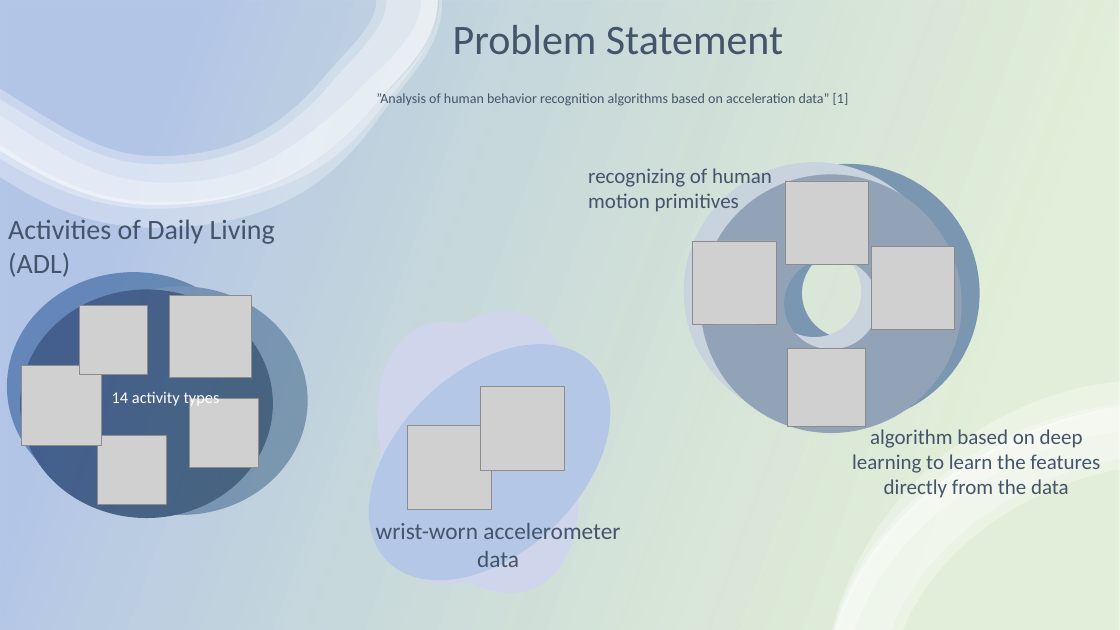
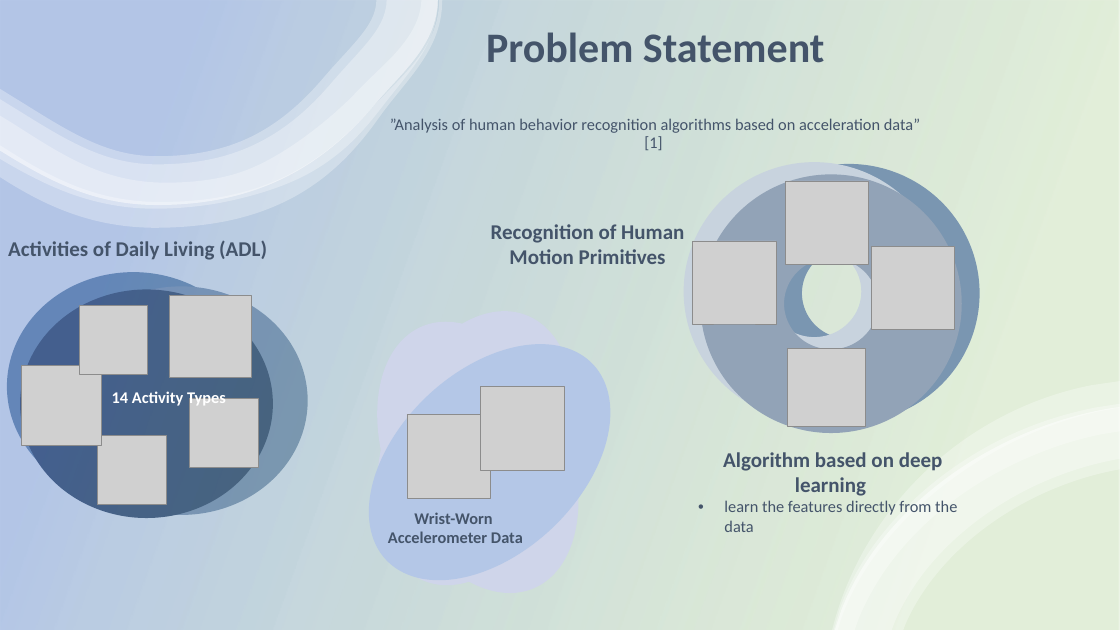
Before and after one commit to erikhelmut/ADL-recognition-with-wrist-worn-accelerometer, a slide deck: slide 3 of Activities of Daily Living-recognition-with-wrist-worn-accelerometer.pptx. Drawn at 1120x630 pixels with LibreOffice and Linux fonts; fonts in the diff are those of the drawing; grey boxes stand for pictures. Boxes give left, top, right and bottom in pixels: in the first picture for what was removed or moved away, otherwise in the second. Text is boxed around its words. In the diff, an @@ line names an element or a change of style, - is before the commit and + after.

Commit message:
Fixed typo, added conclusion, added data description, added training description, added evaluation

```diff
--- a/Activities of Daily Living-recognition-with-wrist-worn-accelerometer.pptx
+++ b/Activities of Daily Living-recognition-with-wrist-worn-accelerometer.pptx
@@ title "Problem Statement ”Analysis of human ...": place and size @@
-title "Problem Statement ”Analysis of human ..." at bbox=[376, 25, 849, 106]
+title "Problem Statement ”Analysis of human ..." at bbox=[390, 32, 920, 150]
@@ title "Problem Statement ”Analysis of human ..." at bbox=[390, 32, 920, 150]: size 12 to 14 pt in "”Analysis of human behavior recognition algorithms based ..."; bold on in "Problem Statement" @@
@@ text "Activities of Daily Living (ADL)": place and size @@
-text "Activities of Daily Living (ADL)" at bbox=[8, 219, 275, 277]
+text "Activities of Daily Living (ADL)" at bbox=[8, 241, 267, 260]
@@ text "Activities of Daily Living (ADL)" at bbox=[8, 241, 267, 260]: size 24 to 18 pt, bold on @@
@@ text at bbox=[491, 224, 684, 264]: text changed; bold on @@
-recognizing of human motion primitives
+Recognition of Human Motion Primitives
@@ text at bbox=[112, 390, 226, 408]: text changed; bold on @@
-14 activity types
+14 Activity Types
@@ picture: place and size @@
-picture at bbox=[408, 426, 492, 510]
+picture at bbox=[407, 414, 491, 498]
@@ text at bbox=[723, 452, 957, 532]: text changed; size 18 to 14 pt @@
-algorithm based on deep learning to learn the features directly from the data
+Algorithm based on deep learning
+• learn the features directly from the data
@@ text at bbox=[388, 512, 523, 543]: text changed; size 20 to 14 pt; bold on @@
-wrist-worn accelerometer data
+Wrist-Worn
+Accelerometer Data
```
Also in this commit, not shown: 4 other slides changed, 3 slides added, 2 slides removed.
